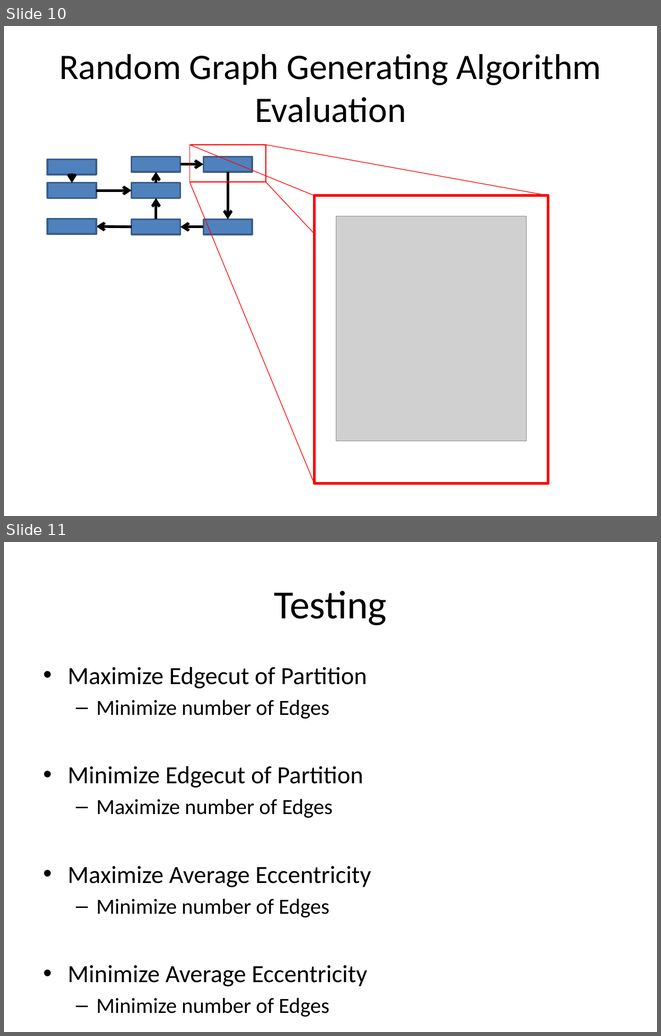
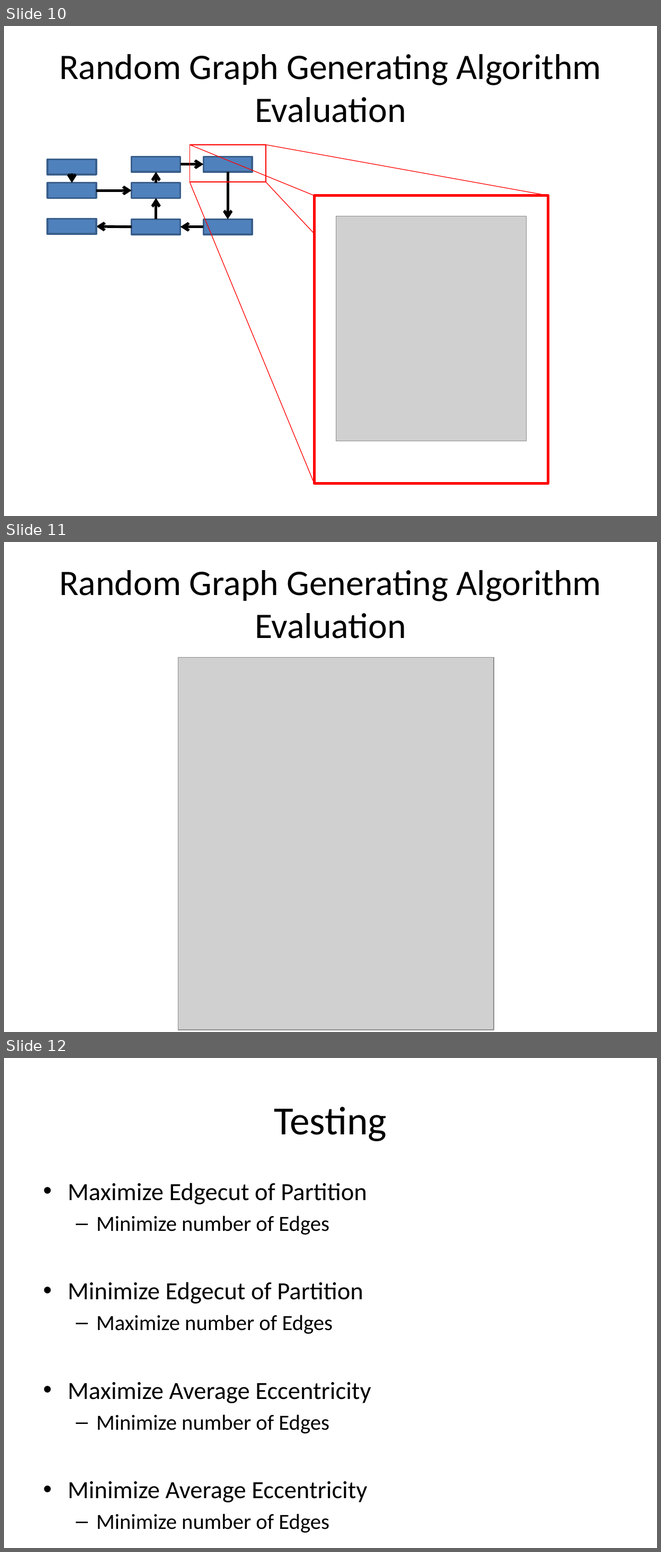
Before and after one commit to mam446/GraphEvo, a slide deck: documents/Matt Presentation.pptx. Shown one above the other, each under a label of ours: slides 10 and 11 before the commit, slides 10, 11 and 12 after it. The pictures are 661x1036 and 661x1552 pixels, drawn with LibreOffice and Linux fonts; fonts in the diff are those of the drawing; grey boxes stand for pictures. Boxes give left, top, right and bottom in pixels: in the first picture for what was removed or moved away, otherwise in the second. Text is boxed around its words. In the diff, an @@ line names an element or a change of style, - is before the commit and + after.

```diff
--- a/documents/Matt Presentation.pptx
+++ b/documents/Matt Presentation.pptx
@@ slide 11 added at <box>4,542,657,1032</box>, background #FFFFFF @@
@@ title added at <box>59,570,601,638</box>, 39.6 pt, text #000000 @@
+Random Graph Generating Algorithm
+Evaluation
@@ picture added at <box>178,657,494,1030</box> @@
@@ what was slide 11 is now slide 12 @@
```
Also in this commit, not shown: 11 other slides added.
